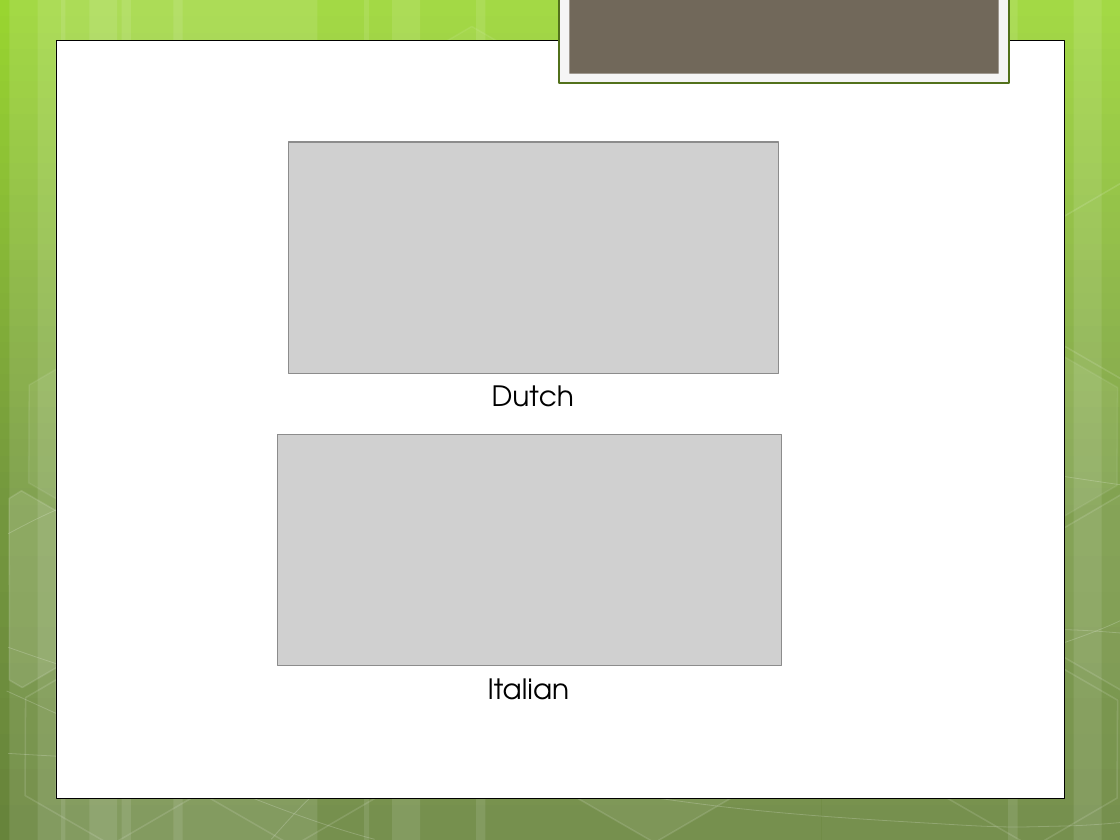
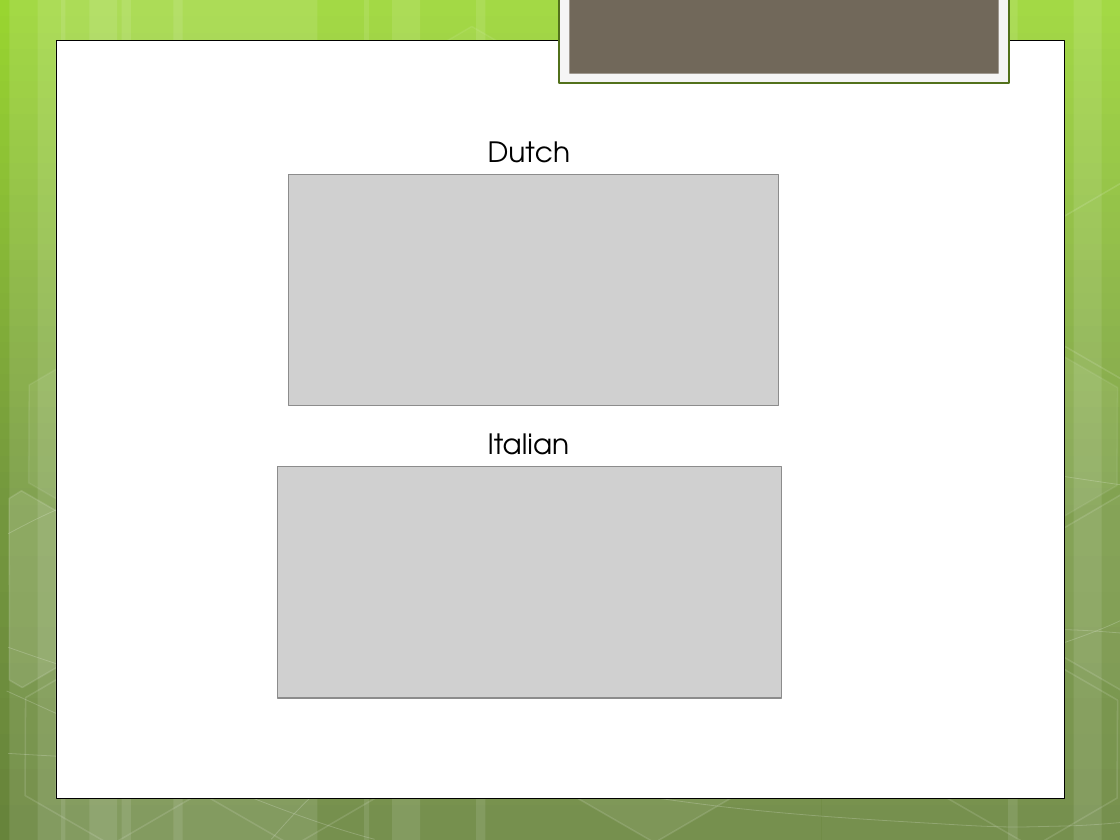
Before and after one commit to DaphneGroot/LFD-Final-Project, a slide deck: slide 9 of Presentation.pptx. Drawn at 1120x840 pixels with LibreOffice and Linux fonts; fonts in the diff are those of the drawing; grey boxes stand for pictures. Boxes give left, top, right and bottom in pixels: in the first picture for what was removed or moved away, otherwise in the second. Text is boxed around its words. In the diff, an @@ line names an element or a change of style, - is before the commit and + after.

Commit message:
updated powerpoint

```diff
--- a/Presentation.pptx
+++ b/Presentation.pptx
@@ text "Dutch" rewrapped from box(492, 385, 575, 407) to box(488, 141, 571, 175) @@
@@ picture: place and size @@
-picture at box(288, 142, 778, 374)
+picture at box(288, 175, 778, 407)
@@ text "Italian" rewrapped from box(488, 678, 570, 700) to box(488, 433, 570, 468) @@
@@ picture: place and size @@
-picture at box(278, 435, 782, 666)
+picture at box(278, 467, 782, 699)
```
